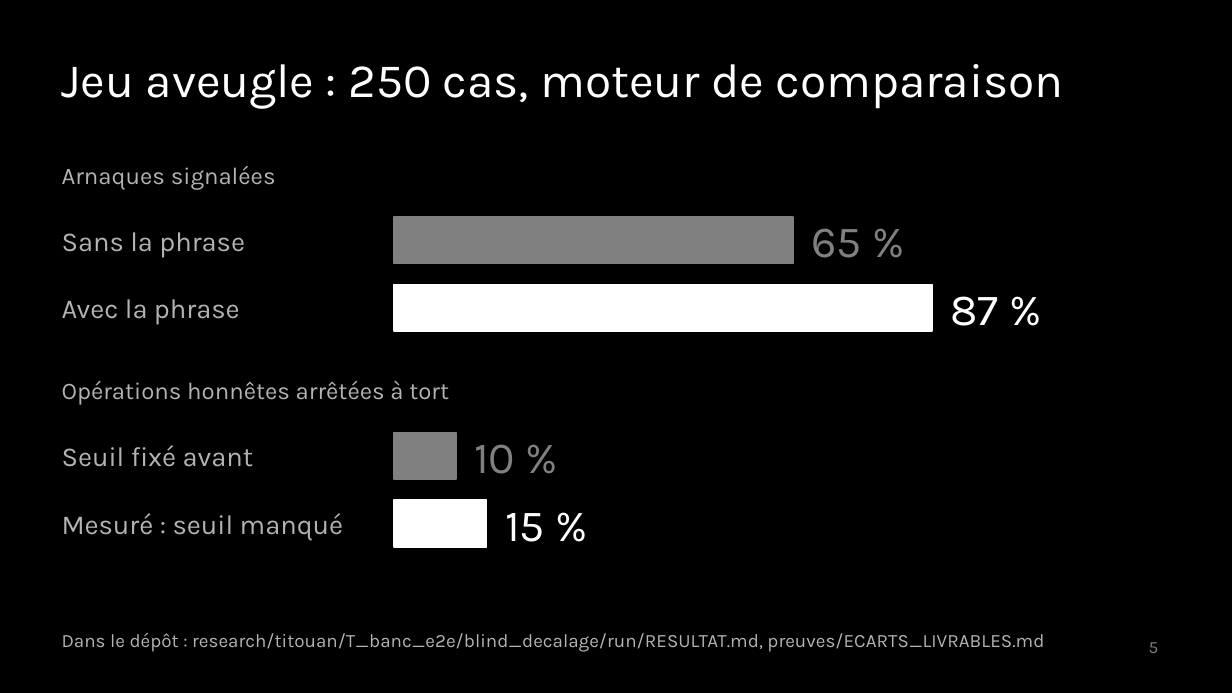
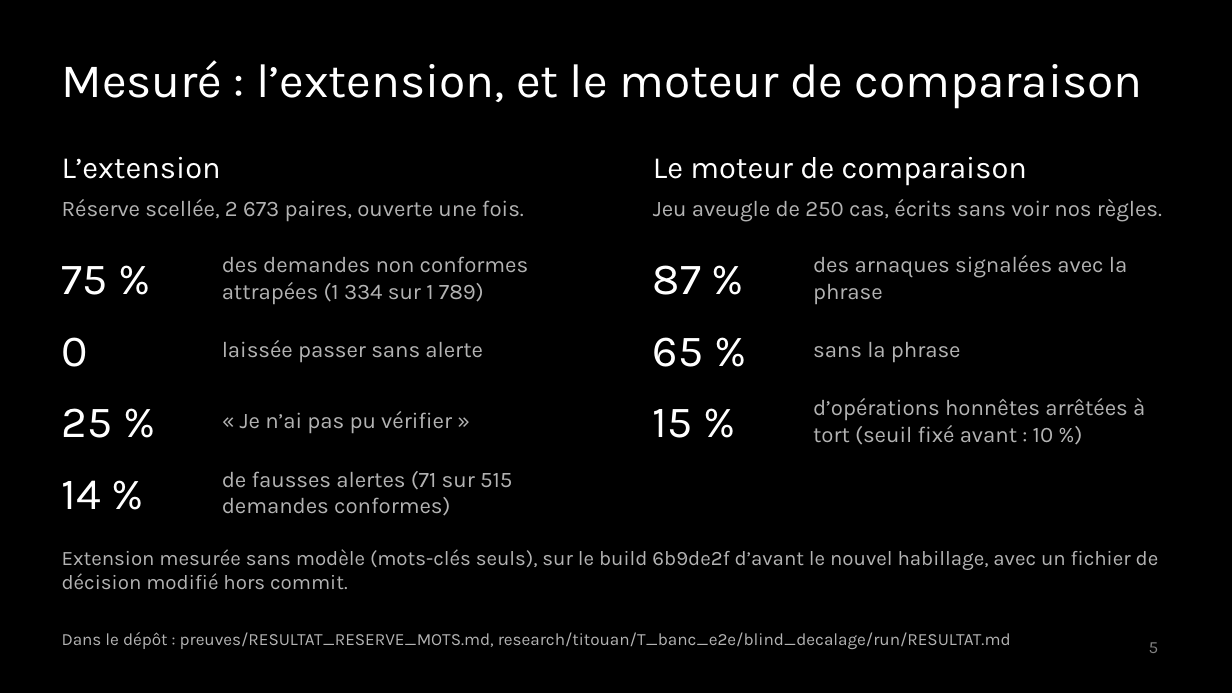
Before and after one commit to adembnn/secure-horizon, a slide deck: slide 5 of livrables/deck/holdup.pptx. Drawn at 1232x693 pixels with LibreOffice and Linux fonts; fonts in the diff are those of the drawing. Boxes give left, top, right and bottom in pixels: in the first picture for what was removed or moved away, otherwise in the second. Text is boxed around its words. In the diff, an @@ line names an element or a change of style, - is before the commit and + after.

```diff
--- a/livrables/deck/holdup.pptx
+++ b/livrables/deck/holdup.pptx
@@ text at box(62, 60, 1143, 108): text changed @@
-Jeu aveugle : 250 cas, moteur de comparaison
+Mesuré : l’extension, et le moteur de comparaison
@@ text at box(62, 157, 221, 179): text changed; size 14 to 18 pt; text colour #B3B3B3 to #FFFFFF @@
-Arnaques signalées
+L’extension
@@ text added at box(653, 157, 1027, 186), 18 pt, text #FFFFFF @@
+Le moteur de comparaison
@@ text added at box(62, 199, 524, 222), 13 pt, text #B3B3B3 @@
+Réserve scellée, 2 673 paires, ouverte une fois.
@@ text added at box(653, 199, 1162, 222), 13 pt, text #B3B3B3 @@
+Jeu aveugle de 250 cas, écrits sans voir nos règles.
@@ rectangle removed at box(394, 217, 792, 264) @@
@@ text added at box(62, 266, 108, 295), 26 pt, text #FFFFFF @@
+75 %
@@ text added at box(222, 256, 529, 305), 13 pt, text #B3B3B3 @@
+des demandes non conformes attrapées (1 334 sur 1 789)
@@ text "87 %": place and size @@
-text "87 %" at box(950, 296, 998, 326)
+text "87 %" at box(653, 265, 701, 295)
@@ text at box(813, 255, 1127, 305): text changed; size 16 to 13 pt @@
-Avec la phrase
+des arnaques signalées avec la phrase
@@ rectangle removed at box(394, 285, 933, 331) @@
@@ text "65 %": place and size @@
-text "65 %" at box(811, 228, 862, 258)
+text "65 %" at box(653, 337, 704, 367)
@@ text "65 %" at box(653, 337, 704, 367): text colour #808080 to #FFFFFF @@
@@ text added at box(62, 337, 88, 367), 26 pt, text #FFFFFF @@
+0
@@ text added at box(222, 340, 483, 363), 13 pt, text #B3B3B3 @@
+laissée passer sans alerte
@@ text at box(813, 342, 961, 363): text changed; size 16 to 13 pt @@
-Sans la phrase
+sans la phrase
@@ text "15 %": place and size @@
-text "15 %" at box(505, 513, 545, 542)
+text "15 %" at box(653, 409, 693, 438)
@@ text "d’opérations honnêtes arrêtées à tort ..." at box(813, 398, 1145, 444): vertical alignment top to middle @@
@@ text added at box(62, 408, 113, 438), 26 pt, text #FFFFFF @@
+25 %
@@ text added at box(240, 411, 452, 434), 13 pt, text #B3B3B3 @@
+« Je n’ai pas pu vérifier »
@@ text at box(813, 398, 1145, 444): text changed; size 14 to 13 pt @@
-Opérations honnêtes arrêtées à tort
+d’opérations honnêtes arrêtées à tort (seuil fixé avant : 10 %)
@@ rectangle removed at box(394, 432, 456, 479) @@
@@ text removed at box(474, 444, 515, 474) @@
-10 %
@@ text added at box(222, 471, 512, 516), 13 pt, text #B3B3B3 @@
+de fausses alertes (71 sur 515 demandes conformes)
@@ text at box(62, 480, 101, 509): text changed; size 16 to 26 pt; text colour #B3B3B3 to #FFFFFF @@
-Seuil fixé avant
+14 %
@@ rectangle removed at box(394, 500, 487, 547) @@
@@ text removed at box(62, 513, 344, 541) @@
-Mesuré : seuil manqué
@@ text added at box(62, 549, 1159, 589), 12 pt, text #B3B3B3 @@
+Extension mesurée sans modèle (mots-clés seuls), sur le build 6b9de2f d’avant le nouvel habillage, avec un fichier de décision modifié hors commit.
@@ text at box(62, 632, 1011, 649): text changed; size 11 to 10 pt @@
-Dans le dépôt : research/titouan/T_banc_e2e/blind_decalage/run/RESULTAT.md, preuves/ECARTS_LIVRABLES.md
+Dans le dépôt : preuves/RESULTAT_RESERVE_MOTS.md, research/titouan/T_banc_e2e/blind_decalage/run/RESULTAT.md
```
Also in this commit, not shown: 7 other files.
